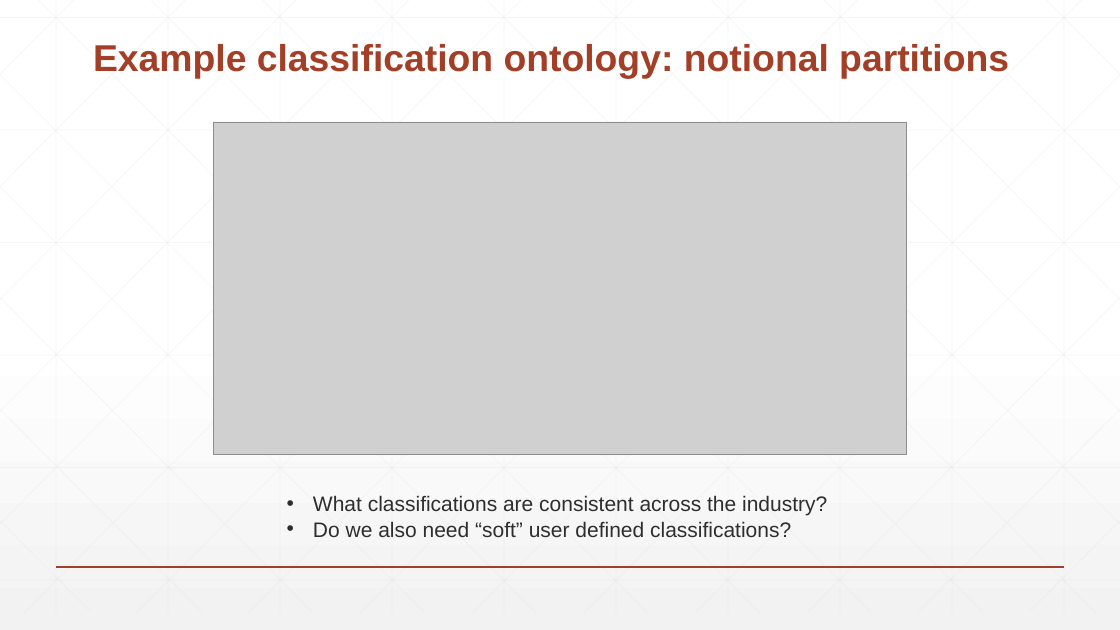
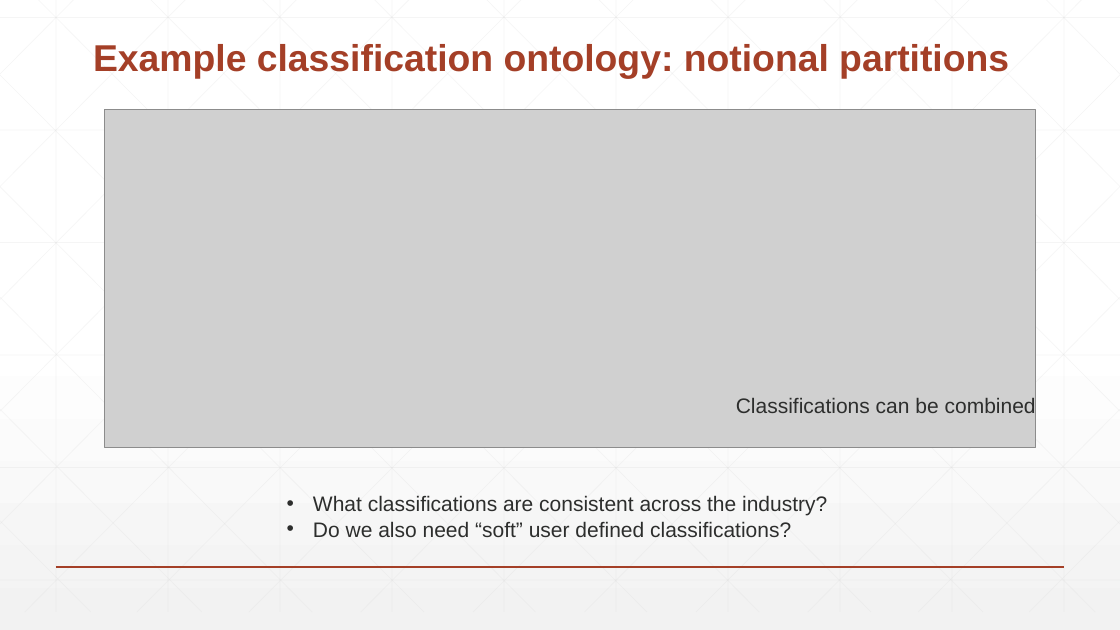
Before and after one commit to przemekgradzki/fibo, a slide deck: slide 17 of fnd/Arrangements/TempArtifacts/Ratings Process Introduction.pptx (slide 16 before the commit). Drawn at 1120x630 pixels with LibreOffice and Linux fonts; fonts in the diff are those of the drawing; grey boxes stand for pictures. Boxes give left, top, right and bottom in pixels: in the first picture for what was removed or moved away, otherwise in the second. Text is boxed around its words. In the diff, an @@ line names an element or a change of style, - is before the commit and + after.

```diff
--- a/fnd/Arrangements/TempArtifacts/Ratings Process Introduction.pptx
+++ b/fnd/Arrangements/TempArtifacts/Ratings Process Introduction.pptx
@@ picture resized from (x1=213, y1=122, x2=907, y2=455) to (x1=104, y1=109, x2=1035, y2=448) @@
@@ text added at (x1=736, y1=396, x2=1036, y2=417), 18 pt, text #2D2E2D @@
+Classifications can be combined
```
Also in this commit, not shown: 2 other slides changed, 1 slide added, 1 other file.
